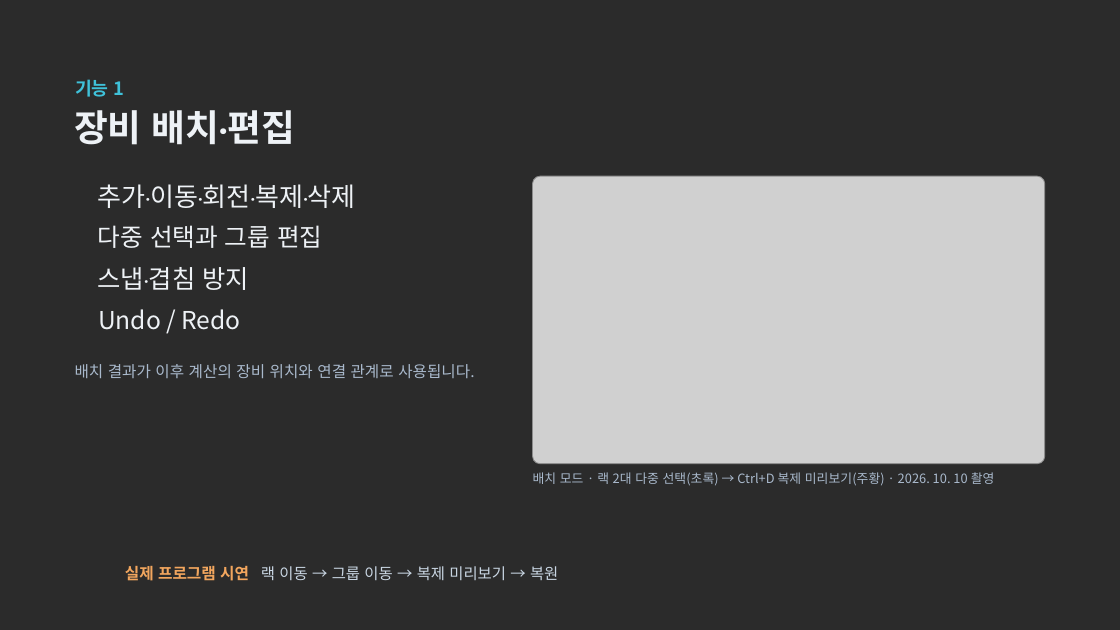
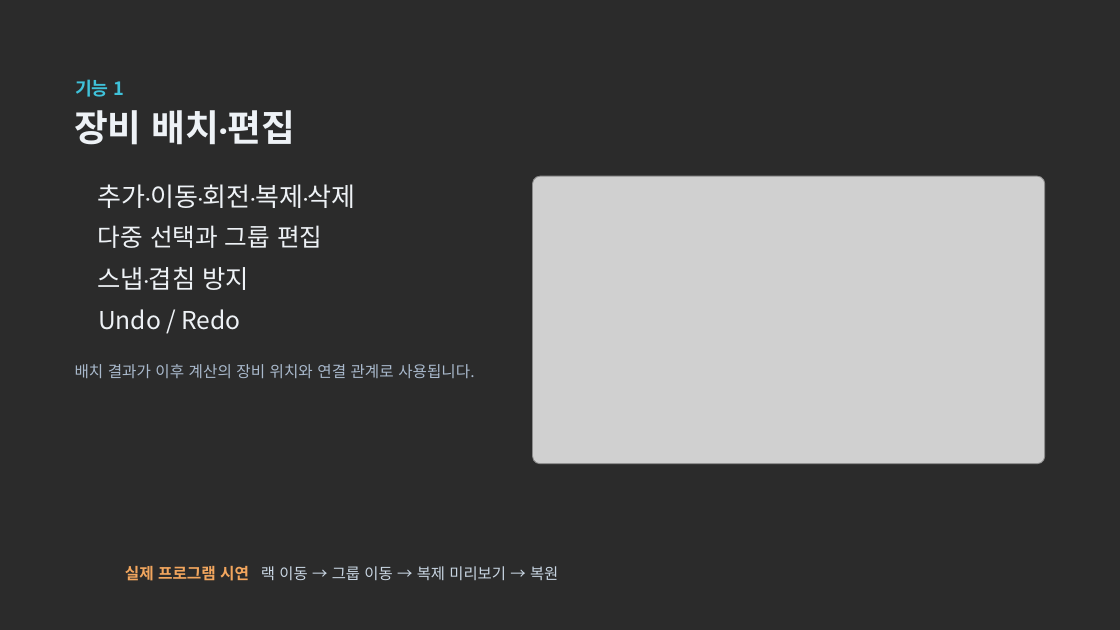
Before and after one commit to dongkimyeon/VRG_TermProj, a slide deck: slide 5 of Presentation/AI 데이터센터 냉각 디지털 트윈 — 중간발표 (편집용).pptx. Drawn at 1120x630 pixels with LibreOffice and Linux fonts; fonts in the diff are those of the drawing; grey boxes stand for pictures; background and template pictures are left out; a plain dark background stands for a picture behind light text. Boxes give left, top, right and bottom in pixels: in the first picture for what was removed or moved away, otherwise in the second. Text is boxed around its words. In the diff, an @@ line names an element or a change of style, - is before the commit and + after.

```diff
--- a/Presentation/AI 데이터센터 냉각 디지털 트윈 — 중간발표 (편집용).pptx
+++ b/Presentation/AI 데이터센터 냉각 디지털 트윈 — 중간발표 (편집용).pptx
@@ text removed at <box>533,472,995,486</box> @@
-배치 모드 · 랙 2대 다중 선택(초록) → Ctrl+D 복제 미리보기(주황) · 2026. 10. 10 촬영
```
Also in this commit, not shown: 7 other slides changed.
